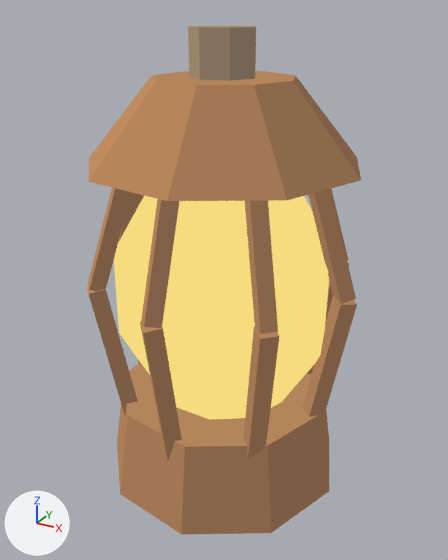
Renders of the glTF model assets/models/watch_warm_lit.glb from each side of a commit.
Camera for both pictures: a 50 mm camera at (0.47, -0.854, 0.795) aimed at (0.003, -0.005, 0.371). Lighting does not change. The marker at lower left points along +X, +Y and +Z. The picture after the commit comes second. Vertices at exactly the same position are counted once.

Names of what the first picture shows: 'Wegwachtlaterne.001'.
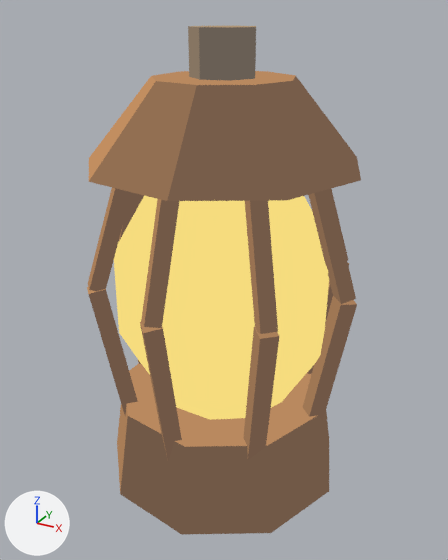
The change, as a list of edits to the scene's bpy script:
```text
Change me_wegwachtlaterne_001:
    where me_wegwachtlaterne_001.from_pydata(...)  # 220 vertices, 360 faces; spans x -0.234..0.234, y -0.234..0.234, z 0.0..0.77
    used by ob_wegwachtlaterne_001; location = (0.0, 0.0, 0.0)
    me_wegwachtlaterne_001 part 1: 155 faces centred in x -0.215..0.215, y -0.22..0.22, z 0.0..0.743 are repainted in the vertex colours; the middle colour goes from brown #7b5c43 to brown #705746
    me_wegwachtlaterne_001 part 2: 83 faces centred in x -0.221..0.221, y -0.215..0.215, z 0.053..0.77 are repainted in the vertex colours; the middle colour goes from brown #af835a to brown #b1895f
```

Boxes [x1, y1, x2, y2] around the edits, measured in the pictures (448 x 560 px):
part 1 of me_wegwachtlaterne_001, recoloured: [91, 26, 361, 535] in both
part 2 of me_wegwachtlaterne_001, recoloured: [89, 26, 355, 491] in both
